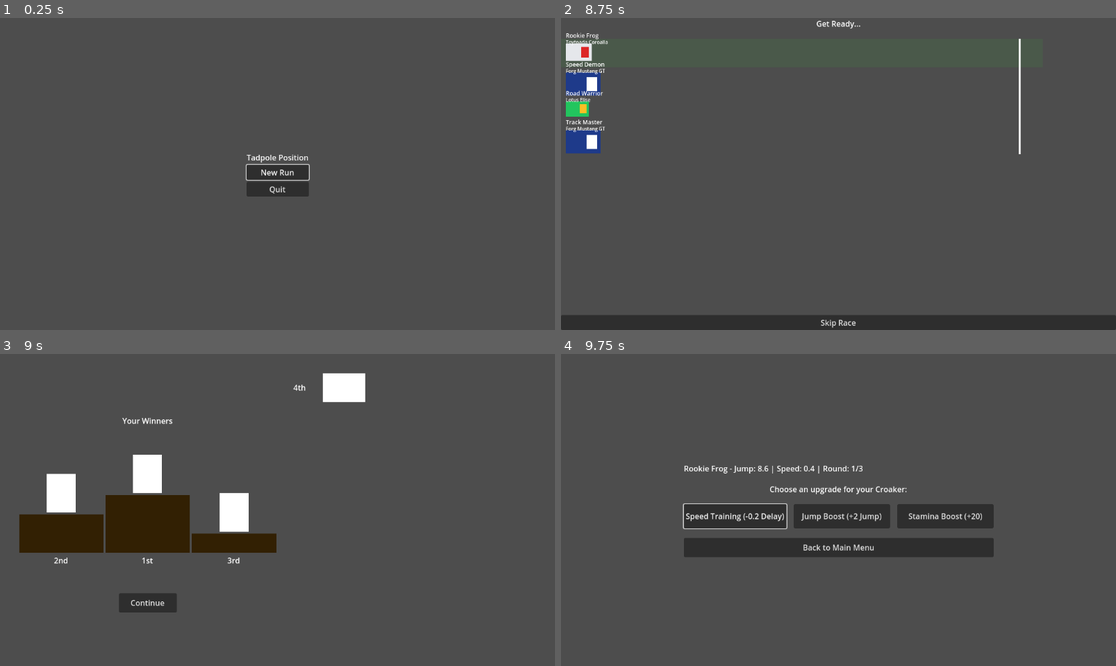
Above: before the commit, frames 1-4 (two rows, left to right).
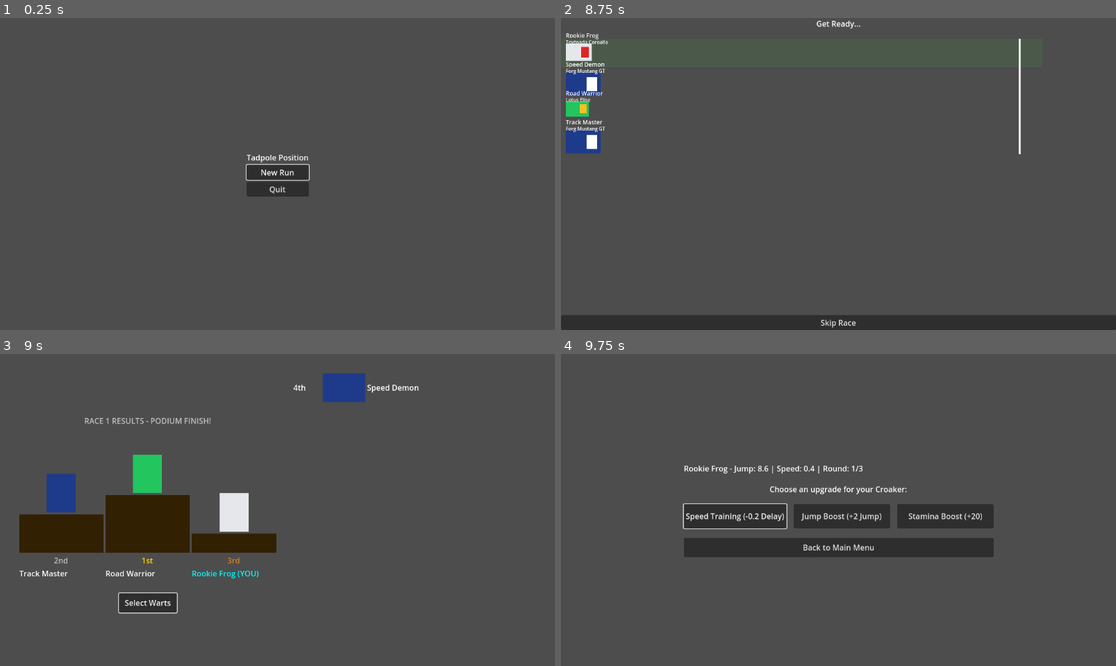
Above: after the commit, the same moments.

Repository: meakelc/tadpole-position
Game: Godot game, scene res://scenes/main_menu.tscn
Same seed, same stepped clock (60 frames per second), same inputs: the game is played once before the commit and once after it.
Inputs:
- Up to frame 1 (0.25 s): no input
- Up to frame 2 (8.75 s): click "New Run" at 0.5 s; click "Balanced (+1 Jump, -0.1 Delay)" at 1.25 s; click "Back to Main Menu" at 2 s; click "New Run" at 2.75 s; click "Jump Boost (+2 Jump)" at 3.5 s; tap Enter (ui_accept) at 4.25, 5.1, 5.27, 5.57, 5.75, 6.6, 6.77, 7.07, 7.25 s; hold Enter (ui_accept) 4.28-5.03 s; hold Enter (ui_accept) 5.78-6.53 s; hold Enter (ui_accept) 7.28-8 s; tap Escape (ui_cancel) at 7.9 s; click "Continue Run" at 8 s
- Up to frame 3 (9 s): click "Skip Race" at 8.75 s
- Up to frame 4 (9.75 s): click "Continue" (after the commit: "Select Warts") at 9.5 s

Frames 1-2 are identical in both runs. In frame 3, 3.6% of the frame differs, in the area x 3-76%, y 6-84%; in frame 4, nothing differs.

Commit message:
RaceResults: Initial implementation of property passing logic

Diff:
--- a/scenes/game_flow/race_results.gd
+++ b/scenes/game_flow/race_results.gd
@@ -1,23 +1,337 @@
-# race_results.gd - Race scene script for race.tscn
+# race_results.gd - Race results scene script for race_results.tscn
 extends Control
 
-# UI elements
-@onready var first_place_croaker: ColorRect = $HBoxContainer/PodiumContainer/PodiumLabels/Podium1stStageContainer/CroakerPlaceholder
-@onready var second_place_croaker: ColorRect = $HBoxContainer/PodiumContainer/PodiumLabels/Podium2ndStageContainer/CroakerPlaceholder
-@onready var third_place_croaker: ColorRect = $HBoxContainer/PodiumContainer/PodiumLabels/Podium3rdStageContainer/CroakerPlaceholder
-@onready var fourth_place_croaker: ColorRect = $HBoxContainer/NonPodiumPlacements/CroakerInfoRowContainer/CroakerPlaceholder
-@onready var first_place_croaker_name: Label = $HBoxContainer/PodiumContainer/PodiumLabels/Podium1stStageContainer/CroakerName
-@onready var second_place_croaker_name: Label = $HBoxContainer/PodiumContainer/PodiumLabels/Podium2ndStageContainer/CroakerName
-@onready var third_place_croaker_name: Label = $HBoxContainer/PodiumContainer/PodiumLabels/Podium3rdStageContainer/CroakerName
-@onready var fourth_place_croaker_name: Label = $HBoxContainer/NonPodiumPlacements/CroakerInfoRowContainer/CroakerNameLabel
+# UI elements - Podium containers (positions 1-3)
+@onready var first_place_container: Control = $HBoxContainer/PodiumContainer/PodiumLabels/Podium1stStageContainer
+@onready var second_place_container: Control = $HBoxContainer/PodiumContainer/PodiumLabels/Podium2ndStageContainer
+@onready var third_place_container: Control = $HBoxContainer/PodiumContainer/PodiumLabels/Podium3rdStageContainer
+
+# Non-podium placements container (positions 4+)
+@onready var non_podium_container: VBoxContainer = $HBoxContainer/NonPodiumPlacements
+
+# Continue button and header
 @onready var continue_button: Button = $HBoxContainer/PodiumContainer/ContinueButton
+@onready var race_header_label: Label = $HBoxContainer/PodiumContainer/PodiumTitleLabel
+
+# Race results data
+var race_results: Array = []
+var player_position: int = 0
+var is_elimination_race: bool = false
 
 func _ready() -> void:
-	print("[RaceResults] RaceResults scene ready")
-
-	# Connect continue button
+	print("[RaceResults] Race results scene ready")
+
+	# Get race results from GameManager
+	race_results = GameManager.last_race_results
+
+	# Validate that results exist
+	if race_results.is_empty():
+		print("[RaceResults] ERROR: No race results found! Returning to main menu...")
+		GameManager.change_scene("res://scenes/main_menu.tscn")
+		return
+
+	# Find player position
+	player_position = race_results.find(GameManager.current_croaker) + 1
+
+	# Determine if this was an elimination race
+	is_elimination_race = (GameManager.races_completed % 3 == 0)
+
+	# Set up header text
+	_setup_header_text()
+
+	# Populate the podium displays
+	populate_podium()
+
+	# Populate non-podium placements
+	populate_non_podium()
+
+	# Set up continue button
+	_setup_continue_button()
+
+	# Debug output
+	_debug_print_results()
+
+func _setup_header_text() -> void:
+	var header_text = ""
+
+	if is_elimination_race:
+		header_text = "ELIMINATION RACE RESULTS"
+		if race_header_label:
+			race_header_label.modulate = Color.ORANGE_RED
+	else:
+		header_text = "RACE %d RESULTS" % GameManager.races_completed
+		if race_header_label:
+			race_header_label.modulate = Color.WHITE
+
+	# Add player result context
+	if player_position == 1:
+		header_text += " - VICTORY!"
+		if race_header_label:
+			race_header_label.modulate = Color.GOLD
+	elif player_position <= 3:
+		header_text += " - PODIUM FINISH!"
+		if race_header_label:
+			race_header_label.modulate = Color.SILVER
+	elif is_elimination_race and player_position > 2:
+		header_text += " - ELIMINATED!"
+		if race_header_label:
+			race_header_label.modulate = Color.CRIMSON
+
+	if race_header_label:
+		race_header_label.text = header_text
+	else:
+		print("[RaceResults] No header label found - would display: %s" % header_text)
+
+func populate_podium() -> void:
+	"""Populate the podium displays for positions 1-3"""
+
+	var podium_containers = [first_place_container, second_place_container, third_place_container]
+	var podium_colors = [Color.GOLD, Color.SILVER, Color("#CD7F32")]  # Gold, Silver, Bronze
+	var placement_labels = ["1stPlaceLabel", "2ndPlaceLabel", "3rdPlaceLabel"]
+
+	for i in range(min(3, race_results.size())):
+		var croaker = race_results[i]
+		var container = podium_containers[i]
+		var placement = i + 1
+
+		if not container:
+			print("[RaceResults] WARNING: Podium container %d not found" % (i + 1))
+			continue
+
+		# Update container elements
+		var croaker_placeholder = container.get_node_or_null("CroakerPlaceholder")
+		var croaker_name = container.get_node_or_null("CroakerName")
+		var placement_label = container.get_node_or_null(placement_labels[i])
+
+		# Set croaker visual representation
+		if croaker_placeholder:
+			croaker_placeholder.color = croaker.color_primary
+
+			# Add secondary color accent if possible
+			var accent = croaker_placeholder.get_node_or_null("Accent")
+			if accent:
+				accent.color = croaker.color_secondary
+		else:
+			print("[RaceResults] WARNING: CroakerPlaceholder not found in container %d" % (i + 1))
+
+		# Set croaker name and details
+		if croaker_name:
+			var name_text = croaker.name
+
+			# Add (YOU) indicator for player
+			if croaker == GameManager.current_croaker:
+				name_text += " (YOU)"
+				croaker_name.modulate = Color.CYAN
+			else:
+				croaker_name.modulate = Color.WHITE
+
+			croaker_name.text = name_text
+		else:
+			print("[RaceResults] WARNING: CroakerName not found in container %d" % (i + 1))
+
+		# Set placement number with podium coloring
+		if placement_label:
+			placement_label.text = _get_ordinal_string(placement)
+			placement_label.modulate = podium_colors[i]
+		else:
+			print("[RaceResults] WARNING: %s not found in container %d" % [placement_labels[i], i + 1])
+
+		# Add brand/model info if there's a label for it
+		var model_label = container.get_node_or_null("ModelLabel")
+		if model_label:
+			model_label.text = croaker.get_full_type_name()
+
+		print("[RaceResults] Populated podium position %d: %s (%s)" % [
+			placement, croaker.name, croaker.get_full_type_name()
+		])
+
+func populate_non_podium() -> void:
+	"""Populate non-podium placements for positions 4+"""
+
+	if not non_podium_container:
+		print("[RaceResults] WARNING: NonPodiumPlacements container not found")
+		return
+
+	# Check if we have a template row to use/duplicate
+	var template_row = non_podium_container.get_node_or_null("CroakerInfoRowContainer")
+
+	if race_results.size() <= 3:
+		# No non-podium racers - hide the template if it exists
+		if template_row:
+			template_row.visible = false
+		return
+
+	# Clear any existing duplicated rows (keep the original template)
+	for child in non_podium_container.get_children():
+		if child.name.begins_with("Position") and child != template_row:
+			child.queue_free()
+
+	# Process positions 4 and beyond
+	for i in range(3, race_results.size()):
+		var croaker = race_results[i]
+		var placement = i + 1
+		var row_container: HBoxContainer
+
+		if i == 3 and template_row:
+			# Use the existing template row for 4th place
+			row_container = template_row
+			row_container.name = "Position4_Template"  # Keep track that this is the template being used
+			row_container.visible = true
+		else:
+			# Duplicate the template for 5th place and beyond
+			if template_row:
+				row_container = template_row.duplicate()
+				row_container.name = "Position%d" % placement
+				row_container.visible = true
+				non_podium_container.add_child(row_container)
+			else:
+				# Create a new row container from scratch if no template exists
+				row_container = HBoxContainer.new()
+				row_container.name = "Position%d" % placement
+
+				# Create placement label
+				var new_placement_label = Label.new()
+				new_placement_label.name = "PlacementLabel"
+				new_placement_label.custom_minimum_size = Vector2(60, 0)
+				new_placement_label.add_theme_font_size_override("font_size", 14)
+				row_container.add_child(new_placement_label)
+
+				# Create croaker placeholder (visual representation)
+				var new_croaker_placeholder = ColorRect.new()
+				new_croaker_placeholder.name = "CroakerPlaceholder"
+				new_croaker_placeholder.custom_minimum_size = Vector2(30, 30)
+				row_container.add_child(new_croaker_placeholder)
+
+				# Add some spacing
+				var spacer = Control.new()
+				spacer.custom_minimum_size = Vector2(10, 0)
+				row_container.add_child(spacer)
+
+				# Create croaker name label
+				var new_name_label = Label.new()
+				new_name_label.name = "CroakerNameLabel"
+				new_name_label.add_theme_font_size_override("font_size", 14)
+				row_container.add_child(new_name_label)
+
+				non_podium_container.add_child(row_container)
+
+		# Update the row with croaker data
+		var placement_label = row_container.get_node_or_null("PlacementLabel")
+		if placement_label:
+			placement_label.text = _get_ordinal_string(placement)
+
+		var croaker_placeholder = row_container.get_node_or_null("CroakerPlaceholder")
+		if croaker_placeholder:
+			croaker_placeholder.color = croaker.color_primary
+
+		var name_label = row_container.get_node_or_null("CroakerNameLabel")
+		if name_label:
+			var name_text = croaker.name
+			if croaker == GameManager.current_croaker:
+				name_text += " (YOU)"
+				name_label.modulate = Color.CYAN
+			else:
+				name_label.modulate = Color.WHITE
+			name_label.text = name_text
+
+		print("[RaceResults] %s non-podium entry for position %d: %s" % [
+			"Updated template" if i == 3 and template_row else "Created",
+			placement,
+			croaker.name
+		])
+
+func _get_ordinal_string(place: int) -> String:
+	"""Convert position number to ordinal string (1st, 2nd, 3rd, 4th, etc.)"""
+
+	# Handle special cases for 11th, 12th, 13th
+	if place >= 11 and place <= 13:
+		return "%dth" % place
+
+	# Handle general cases
+	var last_digit = place % 10
+	match last_digit:
+		1:
+			return "%dst" % place
+		2:
+			return "%dnd" % place
+		3:
+			return "%drd" % place
+		_:
+			return "%dth" % place
+
+func _setup_continue_button() -> void:
+	"""Set up the continue button text and functionality"""
+
+	var button_text = "Continue"
+
+	# Customize button text based on race outcome
+	if is_elimination_race:
+		if player_position > 2:  # Player eliminated
+			button_text = "End Run"
+		else:
+			button_text = "Continue to Next Round"
+	else:
+		button_text = "Select Warts"
+
+	continue_button.text = button_text
 	continue_button.pressed.connect(_on_continue_pressed)
 
+	# Focus the button for keyboard navigation
+	continue_button.grab_focus()
+
 func _on_continue_pressed() -> void:
-		print("[Race] Back button pressed - returning to training")
-		GameManager.change_scene("res://scenes/game_flow/training.tscn")
+	"""Handle continue button press - transition to appropriate next scene"""
+
+	print("[RaceResults] Continue button pressed")
+
+	# Check for elimination first
+	if is_elimination_race and player_position > 2:
+		print("[RaceResults] Player eliminated! Ending run...")
+		# TODO: Transition to run results/game over scene
+		GameManager.change_scene("res://scenes/main_menu.tscn")
+		return
+
+	# Check if run is complete (won final race)
+	if is_elimination_race and player_position == 1 and GameManager.races_completed >= 9:
+		print("[RaceResults] Player won the championship!")
+		# TODO: Transition to victory scene
+		GameManager.change_scene("res://scenes/main_menu.tscn")
+		return
+
+	# Normal progression - go to wart selection
+	print("[RaceResults] Proceeding to wart selection...")
+	# TODO: Transition to wart selection scene
+	# For now, go back to training for next race
+	GameManager.change_scene("res://scenes/game_flow/training.tscn")
+
+func _debug_print_results() -> void:
+	"""Debug output for race results"""
+
+	print("[RaceResults] === RACE RESULTS DEBUG ===")
+	print("[RaceResults] Race #%d | Elimination: %s | Player Position: %d" % [
+		GameManager.races_completed,
+		is_elimination_race,
+		player_position
+	])
+
+	for i in range(race_results.size()):
+		var croaker = race_results[i]
+		var player_indicator = " ★" if croaker == GameManager.current_croaker else ""
+		print("[RaceResults] %s. %s%s (%s %s)" % [
+			_get_ordinal_string(i + 1),
+			croaker.name,
+			player_indicator,
+			croaker.get_brand_name(),
+			croaker.get_model_name()
+		])
+
+	print("[RaceResults] ===========================")
+
+# Optional: Add input handling for quick navigation
+func _input(event: InputEvent) -> void:
+	if event.is_action_pressed("ui_accept"):
+		_on_continue_pressed()
+	elif event.is_action_pressed("ui_cancel"):
+		# Quick exit to main menu (for testing)
+		print("[RaceResults] Quick exit to main menu")
+		GameManager.change_scene("res://scenes/main_menu.tscn")
